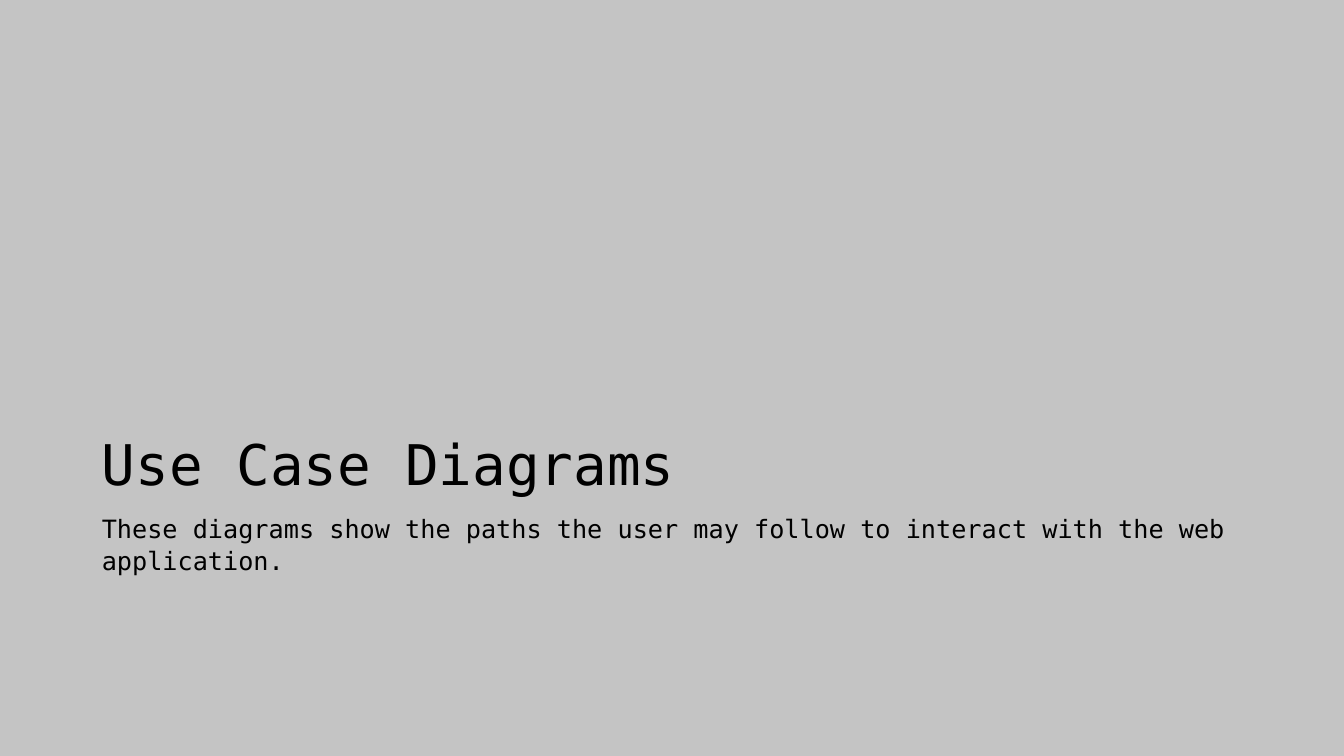
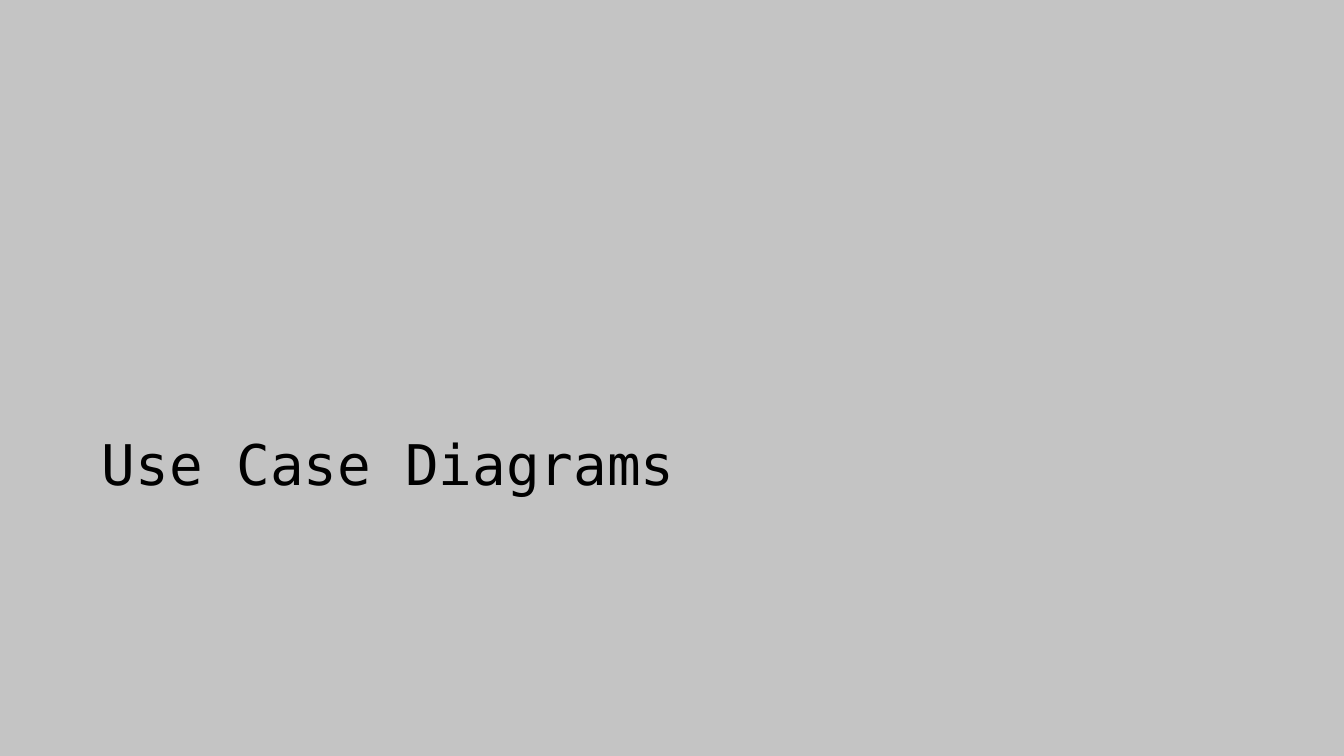
Before and after one commit to corey-richardson/ArrowTrack, a slide deck: slide 24 of 10-Final_Presentation/Presentation.pptx. Drawn at 1344x756 pixels with LibreOffice and Linux fonts; fonts in the diff are those of the drawing. Boxes give left, top, right and bottom in pixels: in the first picture for what was removed or moved away, otherwise in the second. Text is boxed around its words. In the diff, an @@ line names an element or a change of style, - is before the commit and + after.

```diff
--- a/10-Final_Presentation/Presentation.pptx
+++ b/10-Final_Presentation/Presentation.pptx
@@ text removed at [102, 518, 1225, 576] @@
-These diagrams show the paths the user may follow to interact with the web application.
```
Also in this commit, not shown: 4 other slides changed.
